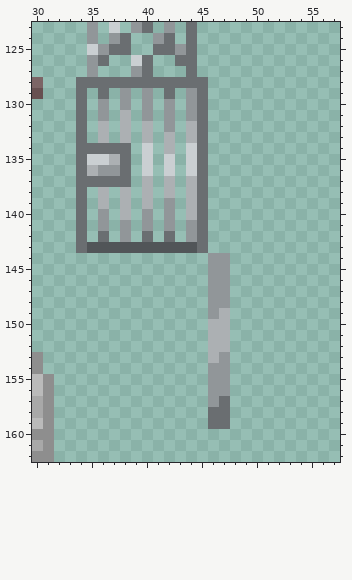
File history of a pixel-art file, PixelEngine/res/sprites/tiles.aseprite. The picture above is the old version.
256x256 pixels, 1 frame. Colours within 5 levels of each other are drawn and written as one. Shown: x 30..57, y 123..162.
After the commit:
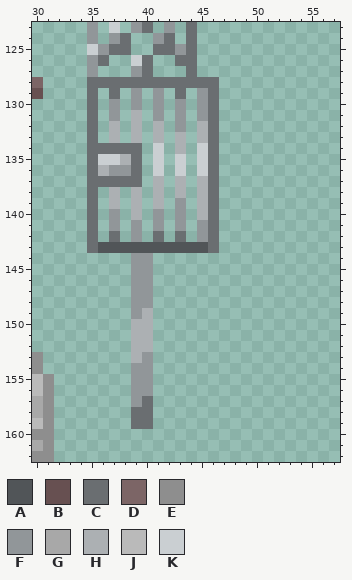
Palette (. is transparent): A #515558  B #675051  C #6a6e71  D #7c6566  E #8e8e8e  F #919699  G #a8a8a8  H #acb0b3  J #bababa  K #cacfd2
What changed:
Layer "Layer 1":
y 128: x 34 C -> .; x 46 . -> C
y 129: x 34..46 C.C.F.F.C.FC. -> .C.C.F.F.C.FC
y 130: x 34..46 C.F.F.F.F.FC. -> .C.F.F.F.F.FC
y 131: x 34..46 C.F.H.F.F.FC. -> .C.F.H.F.F.FC
y 132: x 34..46 C.H.H.H.F.HC. -> .C.H.H.H.F.HC
y 133: x 34..46 C.H.H.H.H.HC. -> .C.H.H.H.H.HC
y 134: x 34 C -> .; x 39..46 .K.H.KC. -> C.K.H.KC
y 135: x 34..35 CK -> .C; x 37..46 HC.K.K.KC. -> KHC.K.K.KC
y 136: x 34..36 CHF -> .CH; x 38..46 C.K.K.KC. -> FC.K.K.KC
y 137: x 34 C -> .; x 39..46 .H.H.HC. -> C.H.H.HC
y 138: x 34..46 C.H.H.H.H.HC. -> .C.H.H.H.H.HC
y 139: x 34..46 C.H.H.H.F.HC. -> .C.H.H.H.F.HC
y 140: x 34..46 C.F.H.F.F.HC. -> .C.F.H.F.F.HC
y 141: x 34..46 C.F.F.F.F.FC. -> .C.F.F.F.F.FC
y 142: x 34..46 C.C.F.C.C.FC. -> .C.C.F.C.C.FC
y 143: x 34..35 CA -> .C; x 45..46 C. -> AC
y 144..148: x 39..40 .. -> FF; x 46..47 FF -> ..
y 149: x 39..40 .. -> FH; x 46..47 FH -> ..
y 150..152: x 39..40 .. -> HH; x 46..47 HH -> ..
y 153: x 39..40 .. -> HF; x 46..47 HF -> ..
y 154..156: x 39..40 .. -> FF; x 46..47 FF -> ..
y 157: x 39..40 .. -> FC; x 46..47 FC -> ..
y 158..159: x 39..40 .. -> CC; x 46..47 CC -> ..
Where, in picture pixels (left, top, right, bottom), the same in both pictures:
changed: (76, 77, 230, 429)
